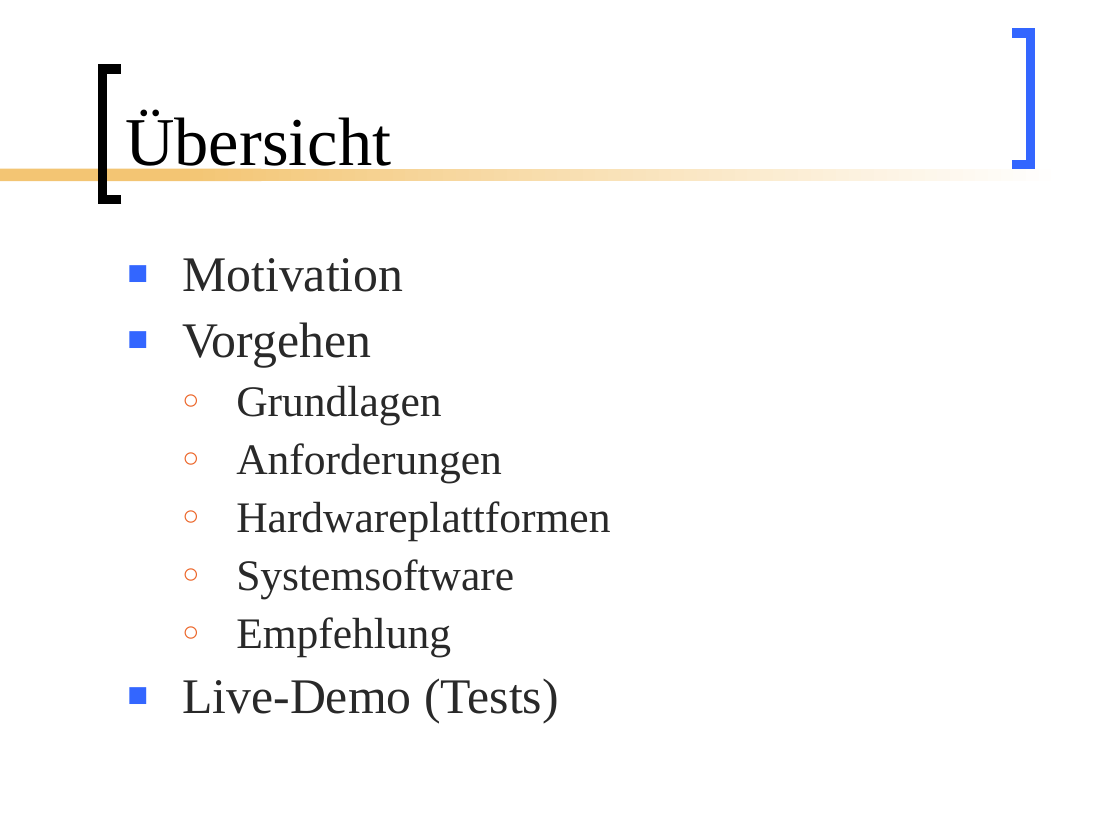
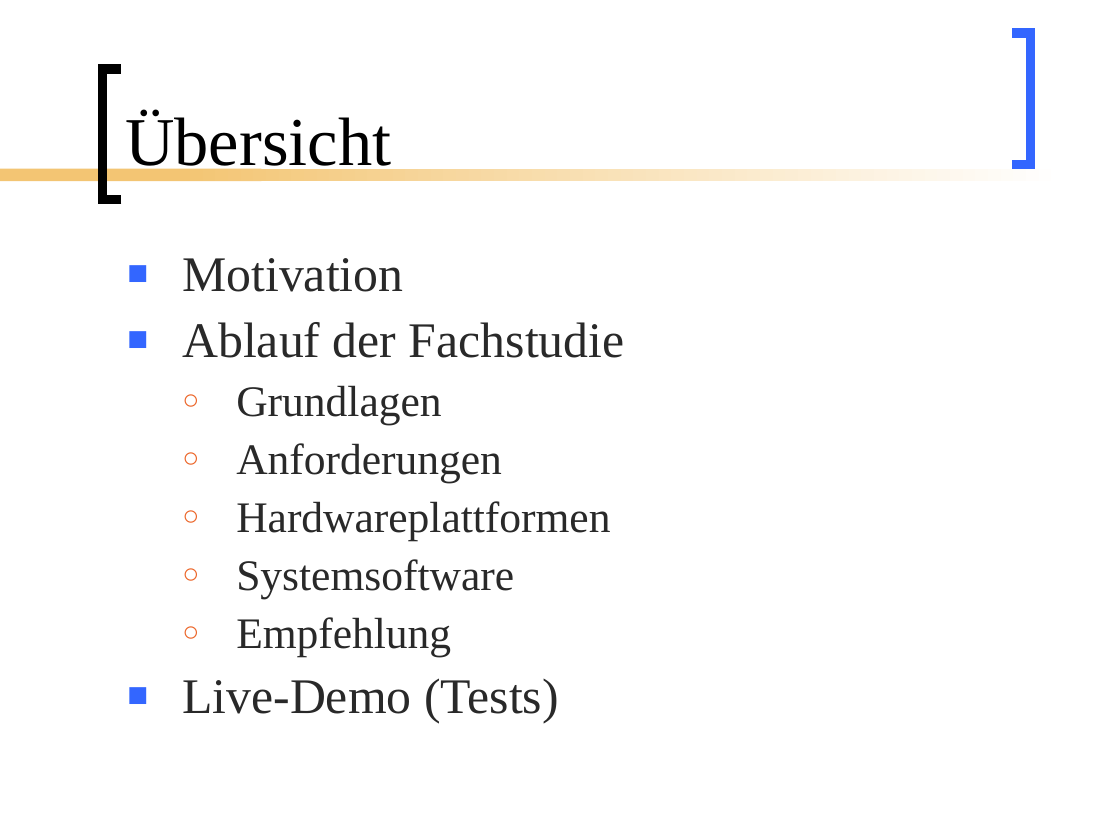
Before and after one commit to BackupTheBerlios/mesh2nexus-svn, a slide deck: slide 2 of documents/folien/Mesh_Vortrag.ppt. Drawn at 1120x840 pixels with LibreOffice and Linux fonts; fonts in the diff are those of the drawing. Boxes give left, top, right and bottom in pixels: in the first picture for what was removed or moved away, otherwise in the second. Text is boxed around its words. In the diff, an @@ line names an element or a change of style, - is before the commit and + after.

```diff
--- a/documents/folien/Mesh_Vortrag.ppt
+++ b/documents/folien/Mesh_Vortrag.ppt
@@ text at (182,322,625,358): text changed @@
-■ Vorgehen
+■ Ablauf der Fachstudie
```
Also in this commit, not shown: 14 other slides changed, 1 slide removed.
